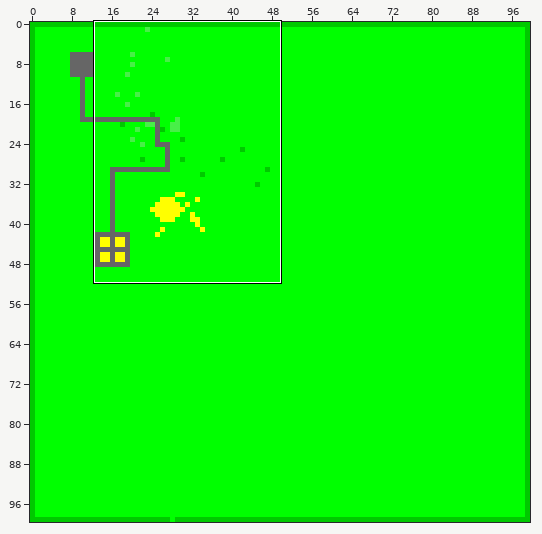
File history of a sprite sheet, res/sprites/level.png. Above: a wide view before the commit, with the close-up outlined.
Close-up. Old version:
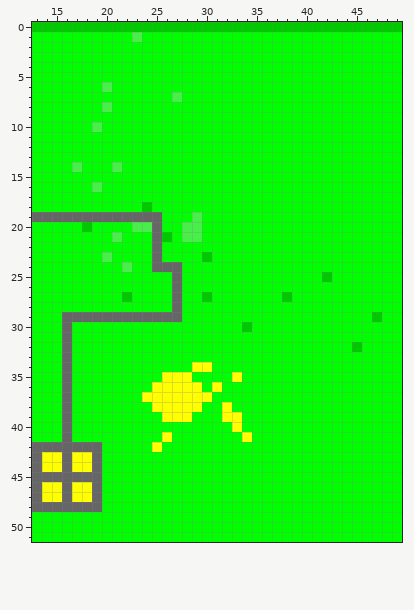
The file is 100x100 pixels. Shown: x 13..49, y 0..51.
The same view after the edit:
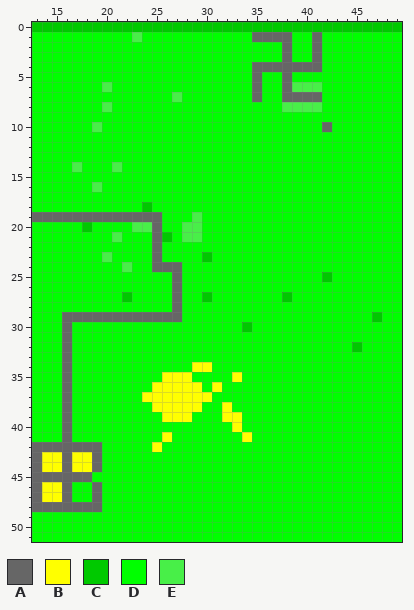
Palette (. is transparent): A #666666  B #ffff00  C #00c900  D #00ff00  E #48ef48
The exact change:
The edit turns colour D into colour A in row 1 at x 35 to 38 and 41; in rows 2 to 3 at x 38 and 41; in row 4 at x 35 to 41; in rows 5 to 6 at x 35 and 38; in row 7 at x 35 and 38 to 41; in row 10 at x 42.
The edit turns colour A into colour D in row 45 at x 19.
The edit turns colour B into colour D in rows 46 to 47 at x 17 to 18.
The edit turns colour D into colour E in row 6 at x 39 to 41; in row 8 at x 38 to 41.
Boxes around the changes in both close-ups, in picture pixels (x1, y1, x2, y2):
changed: (252, 32, 332, 132)
changed: (72, 472, 102, 502)
